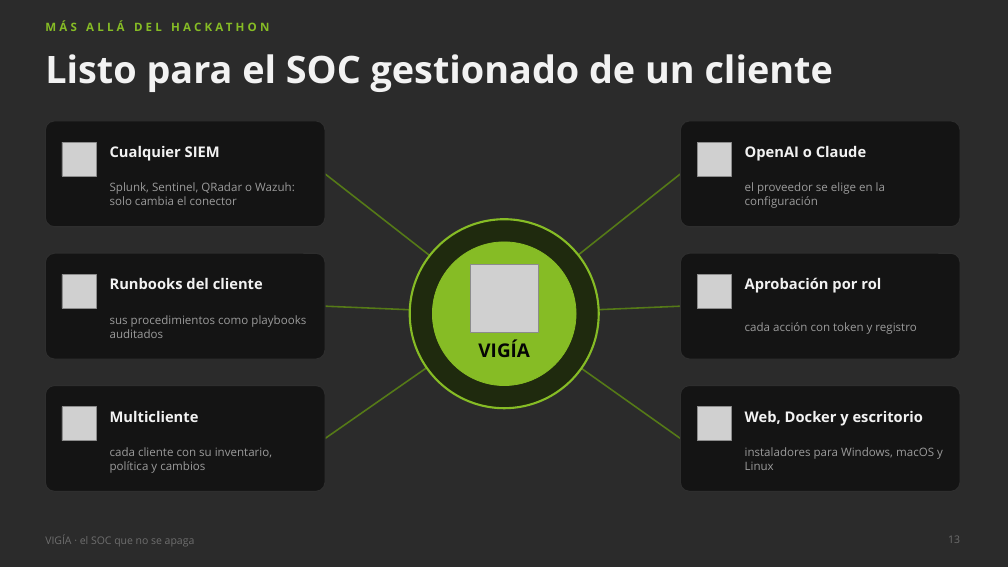
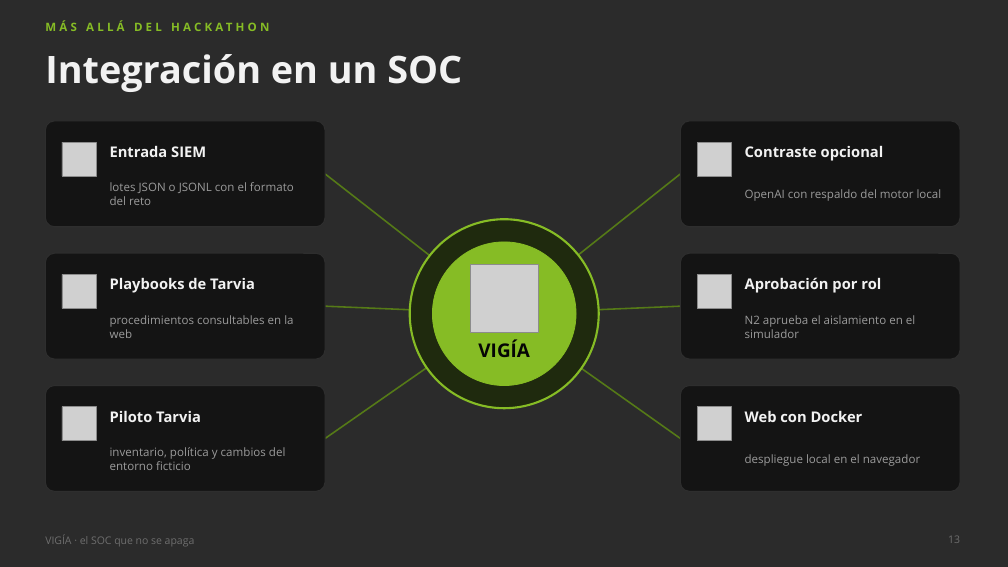
Before and after one commit to marcmarti9/Hack-2026-27, a slide deck: slide 13 of docs/presentacion/VIGIA_presentacion.pptx. Drawn at 1008x567 pixels with LibreOffice and Linux fonts; fonts in the diff are those of the drawing; grey boxes stand for pictures; background and template pictures are left out; a plain dark background stands for a picture behind light text. Boxes give left, top, right and bottom in pixels: in the first picture for what was removed or moved away, otherwise in the second. Text is boxed around its words. In the diff, an @@ line names an element or a change of style, - is before the commit and + after.

Commit message:
Finaliza la presentación de Vigía para el jurado

```diff
--- a/docs/presentacion/VIGIA_presentacion.pptx
+++ b/docs/presentacion/VIGIA_presentacion.pptx
@@ title at [45, 54, 462, 92]: text changed @@
-Listo para el SOC gestionado de un cliente
+Integración en un SOC
@@ text at [110, 146, 206, 157]: text changed @@
-Cualquier SIEM
+Entrada SIEM
@@ text at [745, 146, 884, 161]: text changed @@
-OpenAI o Claude
+Contraste opcional
@@ text at [110, 182, 294, 205]: text changed @@
-Splunk, Sentinel, QRadar o Wazuh: solo cambia el conector
+lotes JSON o JSONL con el formato del reto
@@ text at [745, 189, 942, 201]: text changed @@
-el proveedor se elige en la configuración
+OpenAI con respaldo del motor local
@@ text at [110, 278, 255, 293]: text changed @@
-Runbooks del cliente
+Playbooks de Tarvia
@@ text at [110, 315, 293, 338]: text changed @@
-sus procedimientos como playbooks auditados
+procedimientos consultables en la web
@@ text at [745, 315, 915, 338]: text changed @@
-cada acción con token y registro
+N2 aprueba el aislamiento en el simulador
@@ text at [110, 411, 201, 422]: text changed @@
-Multicliente
+Piloto Tarvia
@@ text at [745, 411, 863, 422]: text changed @@
-Web, Docker y escritorio
+Web con Docker
@@ text at [110, 447, 286, 470]: text changed @@
-cada cliente con su inventario, política y cambios
+inventario, política y cambios del entorno ficticio
@@ text at [745, 454, 920, 466]: text changed @@
-instaladores para Windows, macOS y Linux
+despliegue local en el navegador
```
Also in this commit, not shown: 11 other slides changed, 3 other files.
